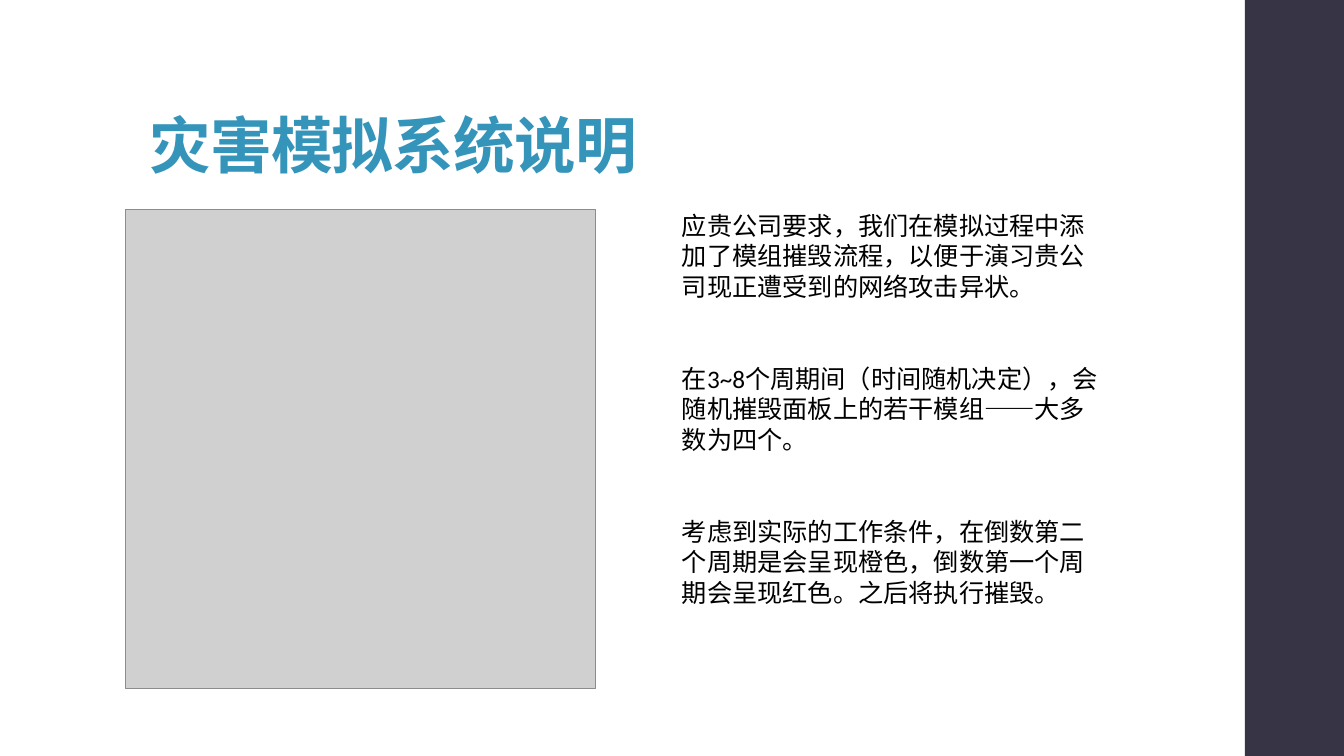
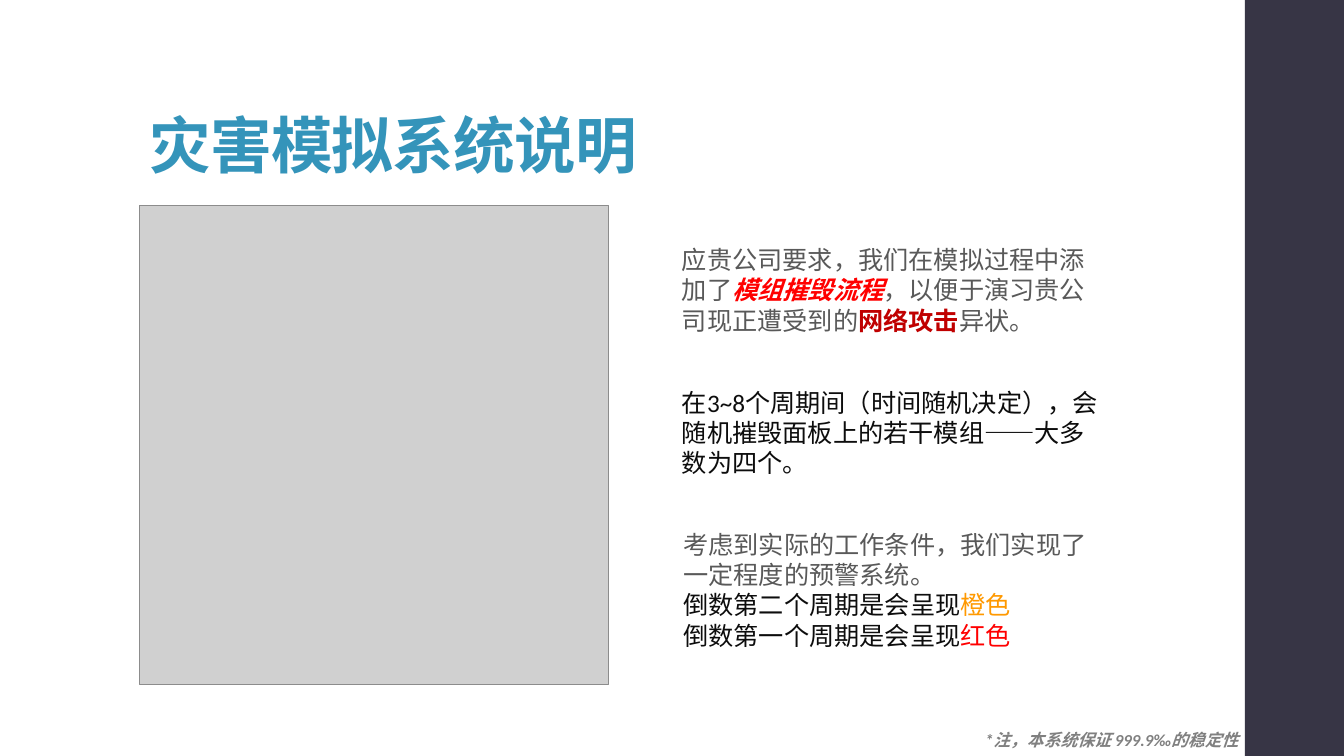
Before and after one commit to syx007/GamePlayGround, a slide deck: slide 10 of document/ROOT 操作指南.pptx. Drawn at 1344x756 pixels with LibreOffice and Linux fonts; fonts in the diff are those of the drawing; grey boxes stand for pictures. Boxes give left, top, right and bottom in pixels: in the first picture for what was removed or moved away, otherwise in the second. Text is boxed around its words. In the diff, an @@ line names an element or a change of style, - is before the commit and + after.

```diff
--- a/document/ROOT 操作指南.pptx
+++ b/document/ROOT 操作指南.pptx
@@ picture: place and size @@
-picture at [126,210,596,689]
+picture at [139,206,609,685]
@@ text "应贵公司要求，我们在模拟过程中添加了模组摧毁流程，以便于演习贵公司现正遭受到的网络攻击异状。": place and size @@
-text "应贵公司要求，我们在模拟过程中添加了模组摧毁流程，以便于演习贵公司现正遭受到的网络攻击异状。" at [682,213,1085,298]
+text "应贵公司要求，我们在模拟过程中添加了模组摧毁流程，以便于演习贵公司现正遭受到的网络攻击异状。" at [682,248,1085,333]
@@ text "应贵公司要求，我们在模拟过程中添加了模组摧毁流程，以便于演习贵公司现正遭受到的网络攻击异状。" at [682,248,1085,333]: text colour #000000 to #595959, text colour #000000 to #FF0000, text colour #000000 to #C00000, bold on, italic on in "应贵公司要求，我们在模拟过程中添加了模组摧毁流程，以便于演习贵公司现正遭受到的网络攻击异状。" @@
@@ text "在3~8个周期间（时间随机决定），会随机摧毁面板上的若干模组——大多数为四个。": place and size @@
-text "在3~8个周期间（时间随机决定），会随机摧毁面板上的若干模组——大多数为四个。" at [682,366,1098,451]
+text "在3~8个周期间（时间随机决定），会随机摧毁面板上的若干模组——大多数为四个。" at [682,390,1098,474]
@@ text "在3~8个周期间（时间随机决定），会随机摧毁面板上的若干模组——大多数为四个。" at [682,390,1098,474]: text colour #000000 to #0D0D0D @@
@@ text at [683,533,1086,647]: text changed; text colour #000000 to #595959 @@
-考虑到实际的工作条件，在倒数第二个周期是会呈现橙色，倒数第一个周期会呈现红色。之后将执行摧毁。
+考虑到实际的工作条件，我们实现了一定程度的预警系统。
+倒数第二个周期是会呈现橙色
+倒数第一个周期是会呈现红色
@@ text added at [993,732,1238,748], 12 pt, text #808080, bold, italic @@
+*注，本系统保证 999.9‰的稳定性
```
Also in this commit, not shown: 10 other slides changed, 3 slides added, 1 slide removed.
